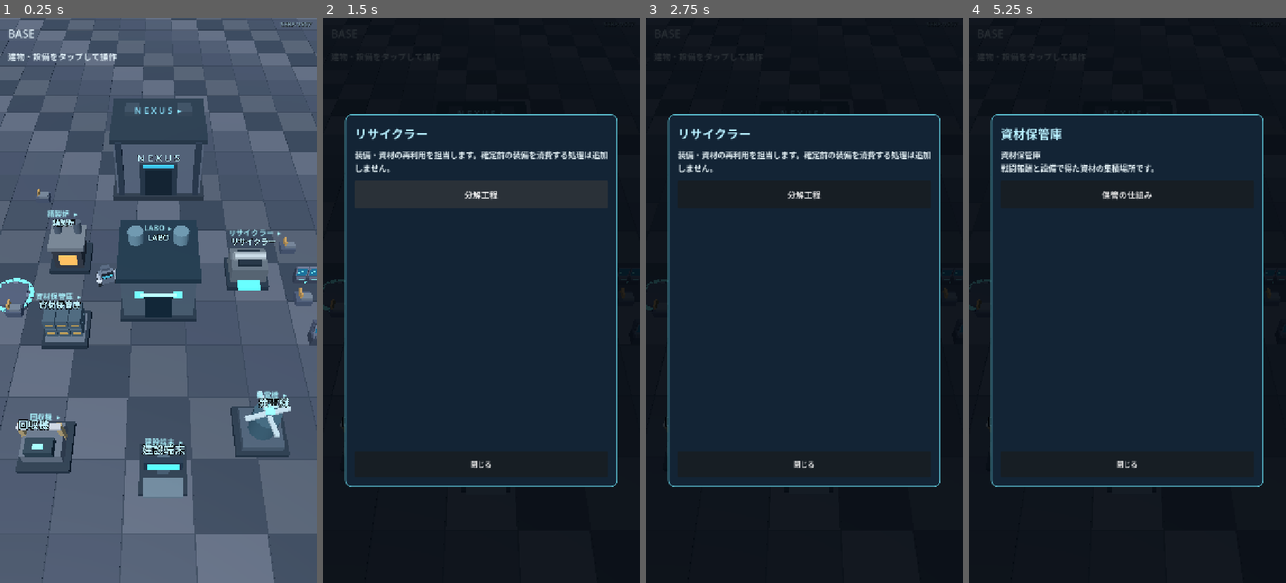
Above: before the commit, frames 1-4 (left to right).
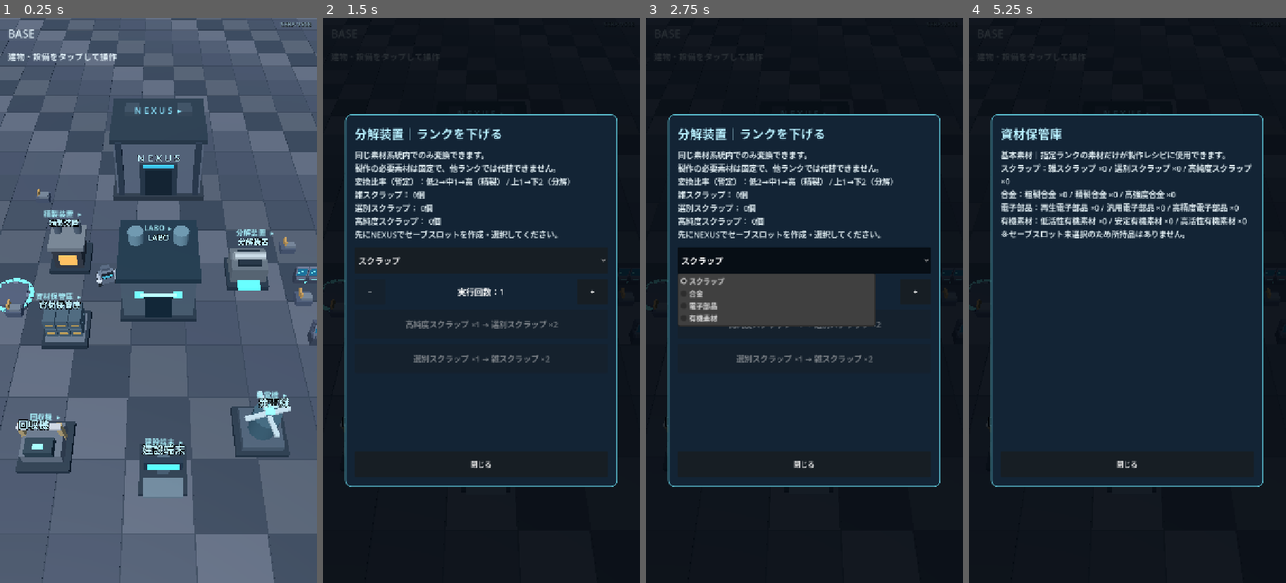
Above: after the commit, the same moments.

Repository: shejklgaia-png/-
Game: Godot game, scene res://scenes/base_exploration.tscn
The game is run twice, just before and just after one commit, with the same random seed, the same clock (stepped at 60 frames per second) and the same inputs.
Inputs (mouse positions are in pixels of both pictures, inside the frame that each line leads up to):
- Up to frame 1 (0.25 s): no input
- Up to frame 2 (1.5 s): tap Enter at 0.5 s; move the mouse to (551, 272) at 0.52 s; hold Right (ui_right) 0.53-1.25 s; tap G at 0.6 s; click (551, 272) at 0.67 s; tap Space at 0.77 s; click (481, 193) at 1.25 s, where only the run before the commit has a clickable "分解工程"
- Up to frame 3 (2.75 s): click (804, 260) at 2 s, where only the run after the commit has a clickable "スクラップ"
- Up to frame 4 (5.25 s): click (1238, 289) at 2.75 s, where only the run after the commit has a clickable "+"; click (1016, 289) at 3.5 s, where only the run after the commit has a clickable "−"; click "閉じる" at 4.25 s; drag from (1064, 328) to (1111, 413) at 5.02 s

The runs differ from the first frame. In frame 1, 0.4% of the frame differs, in the area x 13-99%, y 0-41%; in frame 2, 4.4%; in frame 3, 14%, in the area x 10-90%, y 19-61%; in frame 4, 4.2%.

Commit message:
SERA v508: fixed-rank materials and bidirectional refinery/dismantler
* test(v508): enforce exact recipes and reversible material tier conversion before implementation

* test(v508): enforce exact recipes and reversible material tier conversion before implementation

* ci(v508): register exact material rank and converter scene tests before code changes

* feat(v508): register 12 quality-specific materials and exact bidirectional conversion recipes

* feat(v508): persist 12 stock quantities per save slot and transact conversions atomically

* feat(v508): activate physical refinement and dismantling stations with batch UI and inventory display

* fix(v508): use PackedStringArray for Godot string-join inventory UI

* test(v508): check actual slot persistence, shortages and reward validation with protected save fixture

* docs(v508): release identifiers and material rank conversion development record

* docs(v508): release identifiers and material rank conversion development record

* docs(v508): release identifiers and material rank conversion development record

* docs(v508): release identifiers and material rank conversion development record

* docs(v508): document 12 quality-specific materials and functioning refinery/dismantler

* docs(v508): archive previous v507 release unchanged

Diff:
--- a/project.godot
+++ b/project.godot
@@ -14,7 +14,7 @@
 
 [application]
 
-config/name="SERA v507"
+config/name="SERA v508"
 run/main_scene="res://scenes/base_exploration.tscn"
 config/features=PackedStringArray("4.7", "GL Compatibility")
 
--- a/scripts/base_facility_system.gd
+++ b/scripts/base_facility_system.gd
@@ -1,4 +1,5 @@
 extends Node3D
+const BaseMaterials = preload("res://scripts/sera_base_materials.gd")
 ## Base field architecture: LABO is one building; resources, power and construction
 ## are independent physical machines. NEXUS remains in the parent scene.
 const FACILITY_SPECS = [
@@ -6,9 +7,9 @@
         "size": Vector3(4.25, 4.1, 4.35), "subtitle": "Shell / OS / スロット開発"},
     {"id": "SCRAP_COLLECTOR", "name": "回収機", "at": Vector3(-5.10, 0.0, 7.00),
         "size": Vector3(2.35, 2.55, 2.25), "subtitle": "スクラップ収集"},
-    {"id": "SMELTER", "name": "精製炉", "at": Vector3(-5.40, 0.0, -4.70),
+    {"id": "SMELTER", "name": "精製装置", "at": Vector3(-5.40, 0.0, -4.70),
         "size": Vector3(2.40, 2.85, 2.40), "subtitle": "素材の精製"},
-    {"id": "RECYCLER", "name": "リサイクラー", "at": Vector3(5.30, 0.0, -3.50),
+    {"id": "RECYCLER", "name": "分解装置", "at": Vector3(5.30, 0.0, -3.50),
         "size": Vector3(2.45, 2.55, 2.35), "subtitle": "不要素材の分解"},
     {"id": "GENERATOR", "name": "発電機", "at": Vector3(4.70, 0.0, 6.30),
         "size": Vector3(2.40, 3.10, 2.25), "subtitle": "拠点電力"},
@@ -26,6 +27,10 @@
 var modal_body: Label
 var modal_actions: VBoxContainer
 var active_key: String = ""
+var conversion_mode: int = 0
+var conversion_family: String = "scrap"
+var conversion_batches: int = 1
+var conversion_notice: String = ""
 var generator_rotor: Node3D
 
 func _ready() -> void:
@@ -371,20 +376,137 @@
             modal_body.text = "回収機\nフィールドの廃材を回収する設備です。"
             _add_action("回収設備の情報", "スクラップの収集設備です。報酬量と回収方法は経済設計が確定してから接続します。")
         "SMELTER":
-            modal_body.text = "精製炉\n基礎資源を装備・建築用の素材に加工します。"
-            _add_action("精製工程", "素材の変換比率と製作時間は未確定です。仮の消費や生産を発生させません。")
+            _show_conversion(1)
         "RECYCLER":
-            modal_body.text = "リサイクラー\n不要になった資材・パーツを分解する設備です。"
-            _add_action("分解工程", "装備・資材の再利用を担当します。確定前の装備を消費する処理は追加しません。")
+            _show_conversion(-1)
         "GENERATOR":
             modal_body.text = "発電機\n生産設備と拠点施設に電力を供給します。"
             _add_action("稼働状況", "発電機は稼働演出中です。電力容量・消費量は今後のバランス設計で確定します。")
         "STORAGE":
-            modal_body.text = "資材保管庫\n戦闘報酬と設備で得た資材の集積場所です。"
-            _add_action("保管の仕組み", "資材の種類・上限が確定した時点で所持数と連動させます。")
+            _show_inventory()
         "BUILD_TERMINAL":
             modal_body.text = "建設端末\nフィールド上の設備や床・通路を管理します。"
             _add_action("拠点の発展", "施設を一棟に集約せず、資源・生産・発展設備をフィールド上に独立配置します。\n配置変更と建設コストは今後実装します。")
+
+func _show_inventory() -> void:
+    _clear_actions()
+    var inventory: Dictionary = SeraSave.get_material_inventory()
+    var lines: PackedStringArray = [
+        "基本素材｜指定ランクの素材だけが製作レシピに使用できます。"
+    ]
+    for family in BaseMaterials.FAMILY_IDS:
+        var row: String = str(BaseMaterials.FAMILY_NAMES[family]) + "："
+        var chunks: PackedStringArray = []
+        for tier in BaseMaterials.TIERS:
+            var id: String = str(family) + "_" + str(tier)
+            chunks.append(str(BaseMaterials.display_name(id)) +
+                " ×" + str(inventory[id]))
+        row += " / ".join(chunks)
+        lines.append(row)
+    modal_body.text = "\n".join(lines)
+    if SeraSave.active_slot == 0:
+        modal_body.text += "\n※セーブスロット未選択のため所持品はありません。"
+
+func _show_conversion(direction: int) -> void:
+    conversion_mode = direction
+    conversion_notice = ""
+    conversion_batches = 1
+    _render_conversion()
+
+func _conversion_family_changed(selected: int) -> void:
+    if selected >= 0 and selected < BaseMaterials.FAMILY_IDS.size():
+        conversion_family = str(BaseMaterials.FAMILY_IDS[selected])
+        conversion_notice = ""
+        _render_conversion()
+
+func _conversion_batches_changed(delta: int) -> void:
+    conversion_batches = clampi(conversion_batches + delta, 1, 99)
+    conversion_notice = ""
+    _render_conversion()
+
+func _perform_conversion(from_rank: int) -> void:
+    if not SeraSave.convert_material(
+            conversion_family, from_rank, conversion_mode,
+            conversion_batches):
+        conversion_notice = "素材不足、レシピ不一致、または保存不可のため中止しました。"
+    else:
+        conversion_notice = "変換完了：所持素材とセーブデータを更新しました。"
+    _render_conversion()
+
+func _render_conversion() -> void:
+    _clear_actions()
+    modal_title.text = (
+        "精製装置｜ランクを上げる" if conversion_mode == 1
+        else "分解装置｜ランクを下げる")
+    var stock: Dictionary = SeraSave.get_material_inventory()
+    var lines: Array[String] = [
+        "同じ素材系統内でのみ変換できます。\n製作の必要素材は固定で、他ランクでは代替できません。",
+        "変換比率（暫定）：低2→中1→高（精製） / 上1→下2（分解）"
+    ]
+    for tier in BaseMaterials.TIERS:
+        var material_id: String = conversion_family + "_" + str(tier)
+        lines.append(BaseMaterials.display_name(material_id) +
+            "： " + str(stock[material_id]) + "個")
+    if SeraSave.active_slot == 0:
+        lines.append("先にNEXUSでセーブスロットを作成・選択してください。")
+    if not conversion_notice.is_empty():
+        lines.append(conversion_notice)
+    modal_body.text = "\n".join(lines)
+
+    var picker := OptionButton.new()
+    picker.name = "MaterialFamily"
+    picker.custom_minimum_size.y = 60.0
+    picker.add_theme_font_size_override("font_size", 19)
+    for family in BaseMaterials.FAMILY_IDS:
+        picker.add_item(str(BaseMaterials.FAMILY_NAMES[family]))
+    picker.select(BaseMaterials.FAMILY_IDS.find(conversion_family))
+    picker.item_selected.connect(_conversion_family_changed)
+    modal_actions.add_child(picker)
+
+    var amount_row := HBoxContainer.new()
+    amount_row.name = "ConversionAmount"
+    amount_row.add_theme_constant_override("separation", 12)
+    modal_actions.add_child(amount_row)
+    var less := Button.new()
+    less.name = "DecreaseBatch"
+    less.text = "−"
+    less.custom_minimum_size = Vector2(70, 58)
+    less.disabled = conversion_batches <= 1
+    less.pressed.connect(_conversion_batches_changed.bind(-1))
+    amount_row.add_child(less)
+    var count := Label.new()
+    count.name = "BatchCount"
+    count.text = "実行回数：%d" % conversion_batches
+    count.horizontal_alignment = HORIZONTAL_ALIGNMENT_CENTER
+    count.vertical_alignment = VERTICAL_ALIGNMENT_CENTER
+    count.size_flags_horizontal = Control.SIZE_EXPAND_FILL
+    count.add_theme_font_size_override("font_size", 19)
+    amount_row.add_child(count)
+    var more := Button.new()
+    more.name = "IncreaseBatch"
+    more.text = "+"
+    more.custom_minimum_size = Vector2(70, 58)
+    more.disabled = conversion_batches >= 99
+    more.pressed.connect(_conversion_batches_changed.bind(1))
+    amount_row.add_child(more)
+
+    var ranks: Array = [0, 1] if conversion_mode == 1 else [2, 1]
+    for rank in ranks:
+        var plan: Dictionary = BaseMaterials.recipe(
+            conversion_family, rank, conversion_mode, conversion_batches)
+        var source_id: String = str(plan["input_id"])
+        var target_id: String = str(plan["output_id"])
+        var button := Button.new()
+        button.name = "ConvertRank_" + str(rank)
+        button.text = "%s ×%d → %s ×%d" % [
+            BaseMaterials.display_name(source_id), int(plan["input_count"]),
+            BaseMaterials.display_name(target_id), int(plan["output_count"])]
+        button.custom_minimum_size.y = 66.0
+        button.add_theme_font_size_override("font_size", 18)
+        button.disabled = not SeraSave.can_convert_material(
+            conversion_family, rank, conversion_mode, conversion_batches)
+        button.pressed.connect(_perform_conversion.bind(rank))
+        modal_actions.add_child(button)
 
 func _show_detail(detail: String) -> void:
     if modal_body != null:
--- /dev/null
+++ b/scripts/sera_base_materials.gd
@@ -0,0 +1,116 @@
+extends RefCounted
+## Twelve physical basic materials; rarity is an exact crafting requirement,
+## never an implicit substitute. All conversions stay within one family.
+##
+## Conversion rate is a configurable provisional 2:1 upgrade / 1:2 downgrade.
+## The two operations are strictly resource-neutral on a round trip. Revising
+## costs later changes only these recipe constants, not save IDs.
+const FAMILY_IDS = ["scrap", "alloy", "electronics", "organic"]
+const TIERS = ["low", "mid", "high"]
+const FAMILY_NAMES = {
+    "scrap": "スクラップ", "alloy": "合金",
+    "electronics": "電子部品", "organic": "有機素材"
+}
+const MATERIAL_NAMES = {
+    "scrap_low": "雑スクラップ",
+    "scrap_mid": "選別スクラップ",
+    "scrap_high": "高純度スクラップ",
+    "alloy_low": "粗製合金",
+    "alloy_mid": "精製合金",
+    "alloy_high": "高強度合金",
+    "electronics_low": "再生電子部品",
+    "electronics_mid": "汎用電子部品",
+    "electronics_high": "高精度電子部品",
+    "organic_low": "低活性有機素材",
+    "organic_mid": "安定有機素材",
+    "organic_high": "高活性有機素材"
+}
+const REFINE_INPUT_PER_BATCH: int = 2
+const REFINE_OUTPUT_PER_BATCH: int = 1
+const DISMANTLE_INPUT_PER_BATCH: int = 1
+const DISMANTLE_OUTPUT_PER_BATCH: int = 2
+const MAX_BATCHES: int = 999
+
+static func all_ids() -> Array:
+    var ids: Array = []
+    for family in FAMILY_IDS:
+        for tier in TIERS:
+            ids.append(str(family) + "_" + str(tier))
+    return ids
+
+static func display_name(material_id: String) -> String:
+    return str(MATERIAL_NAMES.get(material_id, ""))
+
+static func empty_inventory() -> Dictionary:
+    var stock: Dictionary = {}
+    for material_id in all_ids():
+        stock[material_id] = 0
+    return stock
+
+static func sanitize_inventory(candidate: Variant) -> Dictionary:
+    var stock: Dictionary = empty_inventory()
+    if candidate is Dictionary:
+        for material_id in stock.keys():
+            var value: Variant = candidate.get(material_id, 0)
+            if value is int or value is float:
+                stock[material_id] = clampi(int(value), 0, 2147483647)
+    return stock
+
+static func meets_requirements(candidate: Dictionary, requirements: Dictionary) -> bool:
+    # A specific quality is required: higher/lower quality does not count.
+    var inventory: Dictionary = sanitize_inventory(candidate)
+    for raw_id in requirements.keys():
+        var material_id: String = str(raw_id)
+        var needed: Variant = requirements[raw_id]
+        if not MATERIAL_NAMES.has(material_id) or not (needed is int) or needed <= 0:
+            return false
+        if int(inventory[material_id]) < int(needed):
+            return false
+    return true
+
+static func recipe(family: String, from_rank: int, direction: int,
+        batches: int = 1) -> Dictionary:
+    if not FAMILY_IDS.has(family) or batches < 1 or batches > MAX_BATCHES:
+        return {}
+    if direction != 1 and direction != -1:
+        return {}
+    var to_rank: int = from_rank + direction
+    if from_rank < 0 or from_rank > 2 or to_rank < 0 or to_rank > 2:
+        return {}
+    var input_id: String = family + "_" + str(TIERS[from_rank])
+    var output_id: String = family + "_" + str(TIERS[to_rank])
+    var per_input: int = (
+        REFINE_INPUT_PER_BATCH if direction == 1
+        else DISMANTLE_INPUT_PER_BATCH)
+    var per_output: int = (
+        REFINE_OUTPUT_PER_BATCH if direction == 1
+        else DISMANTLE_OUTPUT_PER_BATCH)
+    return {
+        "input_id": input_id, "output_id": output_id,
+        "input_count": per_input * batches,
+        "output_count": per_output * batches,
+        "family": family, "from_rank": from_rank,
+        "to_rank": to_rank, "direction": direction, "batches": batches
+    }
+
+static func convert(candidate: Dictionary, family: String, from_rank: int,
+        direction: int, batches: int = 1) -> Dictionary:
+    var plan: Dictionary = recipe(family, from_rank, direction, batches)
+    if plan.is_empty():
+        return {"ok": false, "error": "invalid_recipe"}
+    var inventory: Dictionary = sanitize_inventory(candidate)
+    var from_id: String = str(plan["input_id"])
+    var to_id: String = str(plan["output_id"])
+    var needed: int = int(plan["input_count"])
+    var output: int = int(plan["output_count"])
+    if not meets_requirements(inventory, {from_id: needed}):
+        return {"ok": false, "error": "insufficient_material"}
+    if int(inventory[to_id]) > 2147483647 - output:
+        return {"ok": false, "error": "inventory_overflow"}
+    inventory[from_id] = int(inventory[from_id]) - needed
+    inventory[to_id] = int(inventory[to_id]) + output
+    return {
+        "ok": true, "inventory": inventory, "recipe": plan,
+        "input_id": from_id, "output_id": to_id,
+        "input_count": needed, "output_count": output
+    }
--- a/scripts/sera_save.gd
+++ b/scripts/sera_save.gd
@@ -5,6 +5,7 @@
 const INDEX_PATH: String = ARCHIVE_DIR + "/index.json"
 const EQUIPMENT_SLOTS = ["head", "torso", "legs", "arms", "booster", "weapon_r", "weapon_l"]
 const SCHEMA_VERSION: int = 2
+const BaseMaterials = preload("res://scripts/sera_base_materials.gd")
 
 var active_slot: int = 0
 var active_data: Dictionary = {}
@@ -62,6 +63,9 @@
     data["training_visited"] = bool(data.get("training_visited",
         float(data["training_seconds"]) > 0.0))
     data["stats"] = _sanitize_stats(data.get("stats", {}))
+    # v508 adds an optional inventory without invalidating old profile files.
+    data["materials"] = BaseMaterials.sanitize_inventory(
+        data.get("materials", {}))
     return data
 
 func _sanitize_equipment(candidate: Variant, legacy: bool = false) -> Dictionary:
@@ -129,7 +133,8 @@
         "created_at": now, "updated_at": now, "training_seconds": 0.0,
         "last_location": "NEXUS", "tutorial_completed": false,
         "training_visited": false, "play_seconds": 0.0,
-        "stats": _default_stats(), "equipment": gear
+        "stats": _default_stats(), "equipment": gear,
+        "materials": BaseMaterials.empty_inventory()
     }
 
 func get_slot(slot: int) -> Dictionary:
@@ -140,6 +145,59 @@
 
 func get_working_equipment() -> Dictionary:
     return working_equipment.duplicate(true)
+
+func get_material_inventory() -> Dictionary:
+    # A missing legacy field is treated as an empty bag, never free supplies.
+    return BaseMaterials.sanitize_inventory(active_data.get("materials", {}))
+
+func can_convert_material(family: String, rank: int,
+        direction: int, batches: int = 1) -> bool:
+    if active_slot <= 0:
+        return false
+    var conversion: Dictionary = BaseMaterials.convert(
+        get_material_inventory(), family, rank, direction, batches)
+    return bool(conversion.get("ok", false))
+
+func convert_material(family: String, rank: int,
+        direction: int, batches: int = 1) -> bool:
+    # Atomic transaction: reject an empty slot, invalid recipe, shortage or
+    # failed file write without mutating in-memory resources. Save first.
+    if not _valid_slot(active_slot) or active_data.is_empty():
+        return false
+    var conversion: Dictionary = BaseMaterials.convert(
+        get_material_inventory(), family, rank, direction, batches)
+    if not bool(conversion.get("ok", false)):
+        return false
+    var updated: Dictionary = active_data.duplicate(true)
+    updated["materials"] = conversion["inventory"]
+    updated["updated_at"] = _timestamp()
+    if not _write_json(_slot_path(active_slot), updated):
+        return false
+    active_data = updated
+    return true
+
+func award_materials(rewards: Dictionary) -> bool:
+    # Explicit future boss-reward integration point; does not mint rewards
+    # on a timer, at boot or from tapping equipment. Quality IDs are fixed.
+    if not _valid_slot(active_slot) or active_data.is_empty() or rewards.is_empty():
+        return false
+    var inventory: Dictionary = get_material_inventory()
+    for raw_id in rewards.keys():
+        var material_id: String = str(raw_id)
+        var amount: Variant = rewards[raw_id]
+        if not BaseMaterials.MATERIAL_NAMES.has(material_id) or (
+                not (amount is int)) or amount <= 0:
+            return false
+        if int(inventory[material_id]) > 2147483647 - int(amount):
+            return false
+        inventory[material_id] = int(inventory[material_id]) + int(amount)
+    var updated: Dictionary = active_data.duplicate(true)
+    updated["materials"] = inventory
+    updated["updated_at"] = _timestamp()
+    if not _write_json(_slot_path(active_slot), updated):
+        return false
+    active_data = updated
+    return true
 
 func get_active_stats() -> Dictionary:
     return _sanitize_stats(active_data.get("stats", {}))
@@ -213,6 +271,8 @@
     current["slot"] = slot
     current["updated_at"] = _timestamp()
     current["equipment"] = _sanitize_equipment(equipment)
+    current["materials"] = BaseMaterials.sanitize_inventory(
+        current.get("materials", {}))
     if not _write_json(_slot_path(slot), current):
         return false
     if not _write_index(slot):
--- /dev/null
+++ b/tools/base_material_conversion_runtime_check.gd
@@ -0,0 +1,136 @@
+extends SceneTree
+## Material contracts: four families/three ranks; exact recipe keys; reversible
+## 2:1/1:2 provisional rank conversion; no material creation or substitution.
+const MAT = preload("res://scripts/sera_base_materials.gd")
+func _initialize() -> void:
+    call_deferred("_run")
+func _fail(reason: String) -> void:
+    push_error("SERA_BASE_MATERIAL_FAIL: " + reason)
+    quit(1)
+func _run() -> void:
+    var all: Array = MAT.all_ids()
+    if all.size() != 12:
+        _fail("four families x three ranks not registered")
+        return
+    var unique: Dictionary = {}
+    for id in all:
+        if unique.has(id) or str(MAT.display_name(id)).is_empty():
+            _fail("duplicate or unnamed inventory ID: " + str(id))
+            return
+        unique[id] = true
+    if MAT.FAMILY_IDS.size() != 4 or MAT.TIERS.size() != 3:
+        _fail("family or tier count changed")
+        return
+    var initial: Dictionary = MAT.empty_inventory()
+    for id in all:
+        if initial.get(id, -1) != 0:
+            _fail("fresh inventory must start empty without free resources")
+            return
+    # A crafting requirement is exact; neighboring quality materials must
+    # never be accepted as direct substitutes.
+    initial["alloy_low"] = 2
+    if bool(MAT.meets_requirements(initial, {"alloy_mid": 1})):
+        _fail("lower-quality alloy substituted for exact mid-tier alloy")
+        return
+    if not bool(MAT.meets_requirements(initial, {"alloy_low": 2})):
+        _fail("exact crafting recipe was rejected")
+        return
+    for family in MAT.FAMILY_IDS:
+        var low: String = family + "_low"
+        var mid: String = family + "_mid"
+        var high: String = family + "_high"
+        var stocks: Dictionary = MAT.empty_inventory()
+        stocks[low] = 4
+        var step1: Dictionary = MAT.convert(stocks, family, 0, 1, 2)
+        if not bool(step1.get("ok", false)) or (
+                int((step1["inventory"] as Dictionary)[low]) != 0) or (
+                int((step1["inventory"] as Dictionary)[mid]) != 2):
+            _fail("low to mid exact conversion failed for " + family)
+            return
+        var step2: Dictionary = MAT.convert(step1["inventory"], family, 1, 1, 1)
+        if not bool(step2.get("ok", false)) or (
+                int((step2["inventory"] as Dictionary)[high]) != 1):
+            _fail("mid to high refinement failed for " + family)
+            return
+        var down1: Dictionary = MAT.convert(step2["inventory"], family, 2, -1, 1)
+        var down2: Dictionary = MAT.convert(down1.get("inventory", {}), family, 1, -1, 2)
+        if not bool(down1.get("ok", false)) or not bool(down2.get("ok", false)):
+            _fail("high to low dismantle failed for " + family)
+            return
+        var final_stock: Dictionary = down2["inventory"]
+        if final_stock != stocks:
+            _fail("round-trip has a resource duplication/loss: " + family)
+            return
+        var unmet: Dictionary = MAT.convert(stocks, family, 0, 1, 3)
+        if bool(unmet.get("ok", false)) or stocks[low] != 4:
+            _fail("insufficient stock created or consumed a material")
+            return
+    if bool(MAT.convert(initial, "alloy", 0, -1, 1).get("ok", false)) or (
+            bool(MAT.convert(initial, "unknown", 0, 1, 1).get("ok", false))) or (
+            bool(MAT.convert(initial, "alloy", 2, 1, 1).get("ok", false))) or (
+            bool(MAT.convert(initial, "alloy", 0, 1, 0).get("ok", false))):
+        _fail("invalid rank, family, or quantity was accepted")
+        return
+    var profile: Node = root.get_node_or_null("SeraSave")
+    if profile == null:
+        _fail("persistent profile autoload missing")
+        return
+    # No active save => cannot spend or mint goods.
+    var slot_before: int = int(profile.get("active_slot"))
+    var data_before: Dictionary = profile.get("active_data").duplicate(true)
+    profile.set("active_slot", 0)
+    if bool(profile.call("convert_material", "alloy", 0, 1, 1)):
+        _fail("conversion without a selected profile was allowed")
+        return
+    profile.set("active_slot", slot_before)
+    profile.set("active_data", data_before)
+    # Persist a real stock change and reload it, but NEVER overwrite an
+    # existing user profile when someone runs this test on their phone.
+    # The CI runner has isolated user:// storage and should enter this branch.
+    if profile.call("get_slot", 3).is_empty():
+        if not bool(profile.call("create_data", 3)):
+            _fail("cannot create isolated save fixture")
+            return
+        if not bool(profile.call("award_materials", {"organic_low": 4})):
+            _fail("valid earned materials could not be stored")
+            return
+        if bool(profile.call("award_materials", {"alloy_fake": 9})):
+            _fail("invalid material was awarded")
+            return
+        if not bool(profile.call("convert_material", "organic", 0, 1, 2)):
+            _fail("failed to save an exact low to mid conversion")
+            return
+        if not bool(profile.call("load_data", 3)):
+            _fail("material profile could not be reloaded")
+            return
+        var saved: Dictionary = profile.call("get_material_inventory")
+        if int(saved.get("organic_low", -1)) != 0 or (
+                int(saved.get("organic_mid", -1)) != 2):
+            _fail("material quantities were lost after profile reload")
+            return
+        if bool(profile.call("convert_material", "organic", 1, 1, 2)):
+            _fail("overspending was accepted during persistent conversion")
+            return
+        if not bool(profile.call("delete_data", 3)):
+            _fail("test profile cannot be removed")
+            return
+        profile.set("active_slot", slot_before)
+        profile.set("active_data", data_before)
+        profile.call("_write_index", slot_before)
+    var scene: PackedScene = load("res://scenes/base_exploration.tscn")
+    var hub: Node3D = scene.instantiate()
+    root.add_child(hub)
+    await process_frame
+    var devices: Node3D = hub.get_node_or_null("BaseFacilities")
+    if devices == null:
+        _fail("converter field structures are absent")
+        return
+    for key in ["SMELTER", "RECYCLER", "STORAGE"]:
+        devices.call("open_facility", key)
+        var panel: Control = devices.get("modal") as Control
+        if panel == null or not panel.visible:
+            _fail("converter/store modal failed to open: " + key)
+            return
+        devices.call("close_menu")
+    print("SERA_BASE_MATERIAL_RUNTIME_PASS: 12 exact inputs, bidirectional conversion and menus")
+    quit(0)
Not shown, changed: tools/sera_ci_manifest.txt
Not shown, changed: DEVELOPMENT.md
